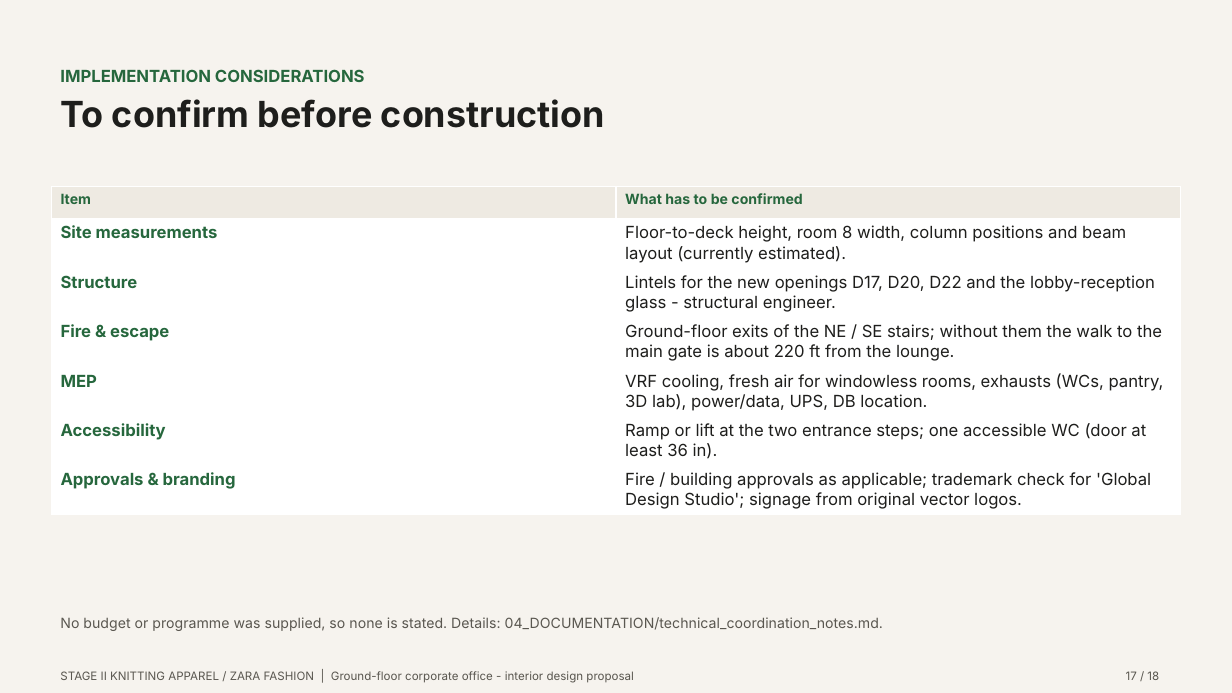
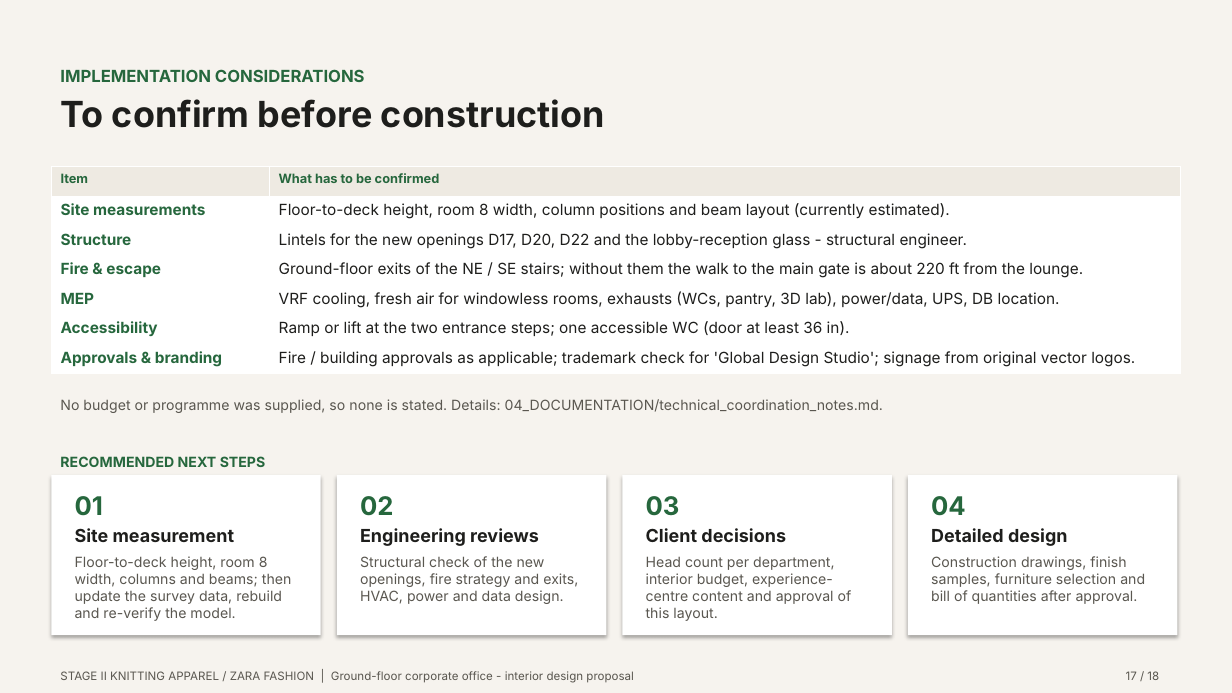
Before and after one commit to i-m-r-a-n/Practice01, a slide deck: slide 17 of GARMENT_OFFICE_FINAL_PRESENTATION/03_PRESENTATION/Garment_Office_Design_Pitch.pptx. Drawn at 1232x693 pixels with LibreOffice and Linux fonts; fonts in the diff are those of the drawing. Boxes give left, top, right and bottom in pixels: in the first picture for what was removed or moved away, otherwise in the second. Text is boxed around its words. In the diff, an @@ line names an element or a change of style, - is before the commit and + after.

```diff
--- a/GARMENT_OFFICE_FINAL_PRESENTATION/03_PRESENTATION/Garment_Office_Design_Pitch.pptx
+++ b/GARMENT_OFFICE_FINAL_PRESENTATION/03_PRESENTATION/Garment_Office_Design_Pitch.pptx
@@ table at [52, 167, 1181, 374] @@
@@ size 11 to 10 pt in "Item", "What has to be confirmed" @@
@@ size 13 to 12 pt @@
@@ table: place and size @@
-table at [52, 186, 1181, 513]
+table at [52, 167, 1181, 374]
@@ text "No budget or programme was ...": place and size @@
-text "No budget or programme was ..." at [60, 617, 883, 631]
+text "No budget or programme was ..." at [60, 399, 883, 413]
@@ rectangle added at [52, 475, 322, 636], fill #FFFFFF @@
@@ text added at [60, 456, 266, 467], 11 pt, text #26673D, bold @@
+RECOMMENDED NEXT STEPS
@@ rectangle added at [337, 475, 607, 636], fill #FFFFFF @@
@@ rectangle added at [623, 475, 893, 636], fill #FFFFFF @@
@@ rectangle added at [909, 475, 1178, 636], fill #FFFFFF @@
@@ text added at [75, 496, 103, 516], 20 pt, text #26673D, bold @@
+01
@@ text added at [360, 496, 393, 516], 20 pt, text #26673D, bold @@
+02
@@ text added at [646, 496, 680, 516], 20 pt, text #26673D, bold @@
+03
@@ text added at [931, 496, 966, 516], 20 pt, text #26673D, bold @@
+04
@@ text added at [75, 528, 235, 542], 14 pt, text #1E1E1C, bold @@
+Site measurement
@@ text added at [360, 528, 539, 546], 14 pt, text #1E1E1C, bold @@
+Engineering reviews
@@ text added at [646, 528, 786, 542], 14 pt, text #1E1E1C, bold @@
+Client decisions
@@ text added at [931, 528, 1068, 546], 14 pt, text #1E1E1C, bold @@
+Detailed design
@@ text added at [75, 556, 292, 621], 11 pt, text #5A5750 @@
+Floor-to-deck height, room 8 width, columns and beams; then update the survey data, rebuild and re-verify the model.
@@ text added at [360, 556, 578, 604], 11 pt, text #5A5750 @@
+Structural check of the new openings, fire strategy and exits, HVAC, power and data design.
@@ text added at [646, 556, 852, 621], 11 pt, text #5A5750 @@
+Head count per department, interior budget, experience-centre content and approval of this layout.
@@ text added at [931, 556, 1145, 604], 11 pt, text #5A5750 @@
+Construction drawings, finish samples, furniture selection and bill of quantities after approval.
```
Also in this commit, not shown: 14 other slides changed, 22 other files.
